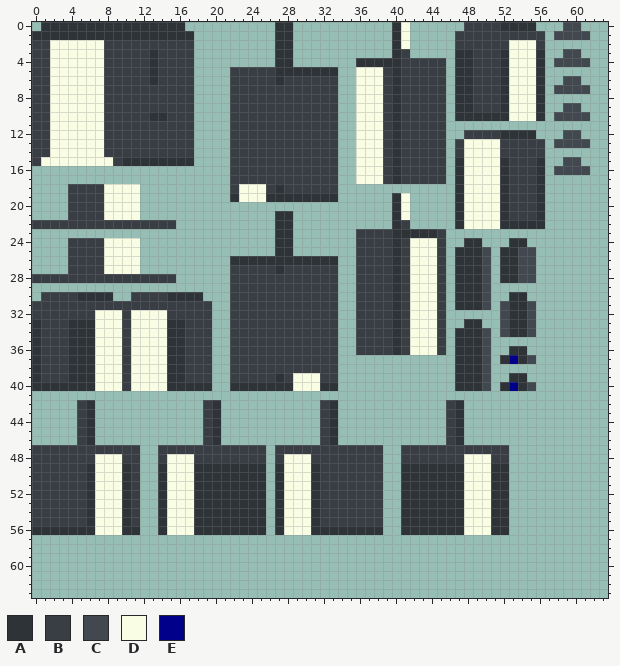
Pixel-art sprite -- src/main/resources/assets/lcm-atg/textures/models/clothing/13_steve_coat.png. Above is the file before it was changed.
The file is 64x64 pixels. Colours within 5 levels of each other are drawn and written as one.
Palette (. is transparent): A #2e3338  B #383e44  C #41484f  D #f9fde4  E #00008b
And afterwards:
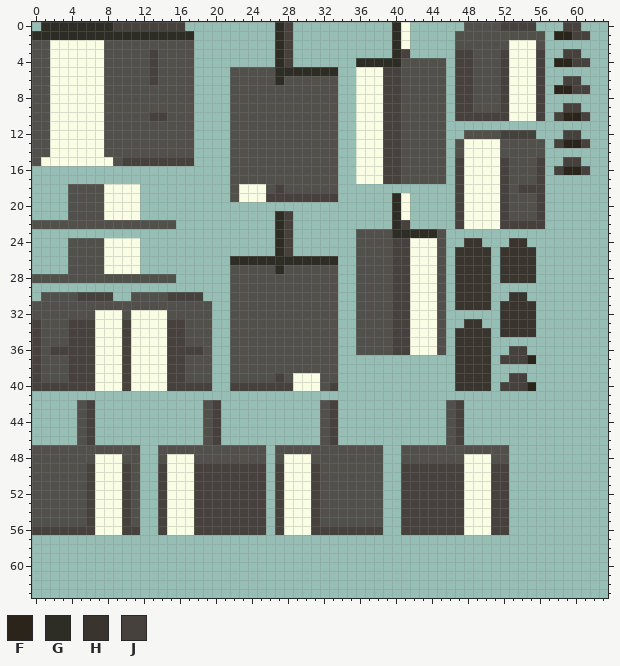
Colours new in this view: F #2b241a  G #2d2d25  H #39342e  J #46413d
Change:
colour B: #383e44 -> #51504b
y 0: x 1..16 AAAAAAAAAAAAAAAA -> GGGGGGGGJJJJJJJJ; x 27..28 AA -> GJ; x 40 A -> G; x 52..55 AAAA -> JJJJ; x 59..60 CC -> JJ
y 1: x 0..17 AAAAAAAAAAAAAAAAAA -> GGGGGGGGGGGGGGGGGG; x 27..28 AA -> GJ; x 40 A -> G; x 58..61 CCCC -> FFJJ
y 2: x 27..28 AA -> GJ; x 40 A -> G
y 3: x 13 A -> J; x 27..28 AA -> GJ; x 40..41 AB -> GJ; x 47..48 AA -> JJ; x 52 A -> J; x 56 A -> J; x 59..60 CC -> JJ
y 4: x 13 A -> J; x 27..28 AA -> GJ; x 36..40 AAAAA -> GGGGG; x 47..48 AA -> JJ; x 52 A -> J; x 56 A -> J; x 58..61 CCCC -> FFJJ
y 5: x 13 A -> J; x 27..33 AAAAAAA -> GGGGGGG; x 39..40 BA -> JJ; x 47..48 AA -> JJ; x 52 A -> J; x 56 A -> J
y 6: x 13 A -> J; x 27 A -> G; x 39..40 BA -> JJ; x 47..48 AA -> JJ; x 52 A -> J; x 56 A -> J; x 59..60 CC -> JJ
y 7: x 39..40 BA -> JJ; x 47..48 AA -> JJ; x 52 A -> J; x 56 A -> J; x 58..61 CCCC -> FFJJ
y 8: x 39..40 BA -> JJ; x 47..48 AA -> JJ; x 52 A -> J; x 56 A -> J
y 9: x 39..40 BA -> JJ; x 47..48 AA -> JJ; x 52 A -> J; x 56 A -> J; x 59..60 CC -> JJ
y 10: x 13..14 AA -> JJ; x 39..40 BA -> JJ; x 47..52 AAAAAA -> JJJJJJ; x 56 A -> J; x 58..61 CCCC -> JFFJ
y 11: x 39..40 BA -> JJ
y 12: x 39..40 BA -> JJ; x 52..55 AAAA -> JJJJ; x 59..60 CC -> JJ
y 13: x 39..40 BA -> JJ; x 58..61 CCCC -> JFFJ
y 14: x 39..40 BA -> JJ
y 15: x 10..17 AAAAAAAA -> JJJJJJJJ; x 39..40 BA -> JJ; x 47 A -> J; x 52 A -> J; x 56 A -> J; x 59..60 CC -> JJ
y 16: x 39..40 BA -> JJ; x 47 A -> J; x 52 A -> J; x 56 A -> J; x 58..61 CCCC -> JFFJ
y 17: x 39..40 BA -> JJ; x 47 A -> J; x 52 A -> J; x 56 A -> J
y 18: x 27 A -> J; x 47 A -> J; x 52 A -> J; x 54..56 BBA -> JJJ
y 19: x 22 A -> B; x 26..33 AAAAAAAA -> JJJJJJJJ; x 40 A -> G; x 47 A -> J; x 52 A -> J; x 56 A -> J
y 20: x 40 A -> G; x 47 A -> J; x 52 A -> J; x 56 A -> J
y 21: x 27..28 AA -> GJ; x 40 A -> G; x 47 A -> J; x 52 A -> J; x 56 A -> J
y 22: x 27..28 AA -> GJ; x 40..41 AB -> GJ; x 47 A -> J; x 52..56 AAAAA -> JJJJJ
y 23: x 27..28 AA -> GJ; x 40..44 AAAAA -> GGGGG
y 24: x 27..28 AA -> GJ; x 40..41 AB -> JJ; x 48..49 AA -> HH; x 53..54 AA -> HH
y 25: x 27..28 AA -> GJ; x 40..41 AB -> JJ; x 47..50 AAAC -> HHHH; x 52..55 AACC -> HHHH
y 26: x 22..33 AAAAAAAAAAAA -> GGGGGGGGGGGG; x 40..41 AB -> JJ; x 47..50 AAAC -> HHHH; x 52..55 AACC -> HHHH
y 27: x 27 A -> G; x 40..41 AB -> JJ; x 47..50 AAAC -> HHHH; x 52..55 AACC -> HHHH
y 28: x 40..41 AB -> JJ; x 47..50 AAAC -> HHHH; x 52..55 AACC -> HHHH
y 29: x 40..41 AB -> JJ; x 47..50 AAAC -> HHHH
y 30: x 5..8 AAAA -> JJJJ; x 15..18 AAAA -> JJJJ; x 40..41 AB -> JJ; x 47..50 AAAC -> HHHH; x 53..54 AA -> HH
y 31: x 40..41 AB -> JJ; x 47..50 AAAC -> HHHH; x 52..55 CAAC -> HHHH
y 32: x 40..41 AB -> JJ; x 52..55 CAAC -> HHHH
y 33: x 0 A -> J; x 4..6 AAA -> JJJ; x 10 B -> J; x 15..16 AA -> JJ; x 40..41 AB -> JJ; x 48..49 AA -> HH; x 52..55 CAAC -> HHHH
y 34: x 0 A -> J; x 4..6 AAA -> JJJ; x 10 B -> J; x 15..16 AA -> JJ; x 40..41 AB -> JJ; x 47..50 AAAC -> HHHH; x 52..55 CAAC -> HHHH
y 35: x 0 A -> J; x 4..6 AAA -> JJJ; x 10 B -> J; x 15..16 AA -> JJ; x 40..41 AB -> JJ; x 47..50 AAAC -> HHHH
y 36: x 0 A -> J; x 2..6 BBAAA -> JJJJJ; x 10 B -> J; x 15..18 AABB -> JJJJ; x 40..41 AB -> JJ; x 47..50 AAAC -> HHHH; x 53..54 AA -> JJ
y 37: x 0 A -> J; x 4..6 AAA -> JJJ; x 10 B -> J; x 15..16 AA -> JJ; x 47..50 AAAC -> HHHH; x 52..55 AEAC -> JJJF
y 38: x 0 A -> J; x 4..6 AAA -> JJJ; x 10 B -> J; x 15..16 AA -> JJ; x 47..50 AAAC -> HHHH
y 39: x 0 A -> J; x 4..6 AAA -> JJJ; x 10 B -> J; x 15..16 AA -> JJ; x 27 A -> J; x 47..50 AAAC -> HHHH; x 53..54 AA -> JJ
y 40: x 0..6 AAAAAAA -> JJJJJJJ; x 10 B -> J; x 15..19 AAAAA -> JJJJJ; x 22..28 AAAAAAA -> JJJJJJJ; x 32..33 AA -> BJ; x 47..50 AAAC -> HHHH; x 52..55 AEAC -> JJJF
y 42..46: x 6 A -> J; x 20 A -> J; x 33 A -> J; x 47 A -> J
y 49..55: x 6 A -> J; x 10 A -> J; x 14 A -> J; x 18..25 AAAAAAAA -> JJJJJJJJ; x 27 A -> J; x 31 A -> J; x 41..47 AAAAAAA -> JJJJJJJ; x 51..52 AA -> JJ
y 56: x 0..6 AAAAAAA -> JJJJJJJ; x 10..11 AA -> JJ; x 14 A -> J; x 18..25 AAAAAAAA -> JJJJJJJJ; x 27 A -> J; x 31..38 AAAAAAAA -> JJJJJJJJ; x 41..47 AAAAAAA -> JJJJJJJ; x 51..52 AA -> JJ
